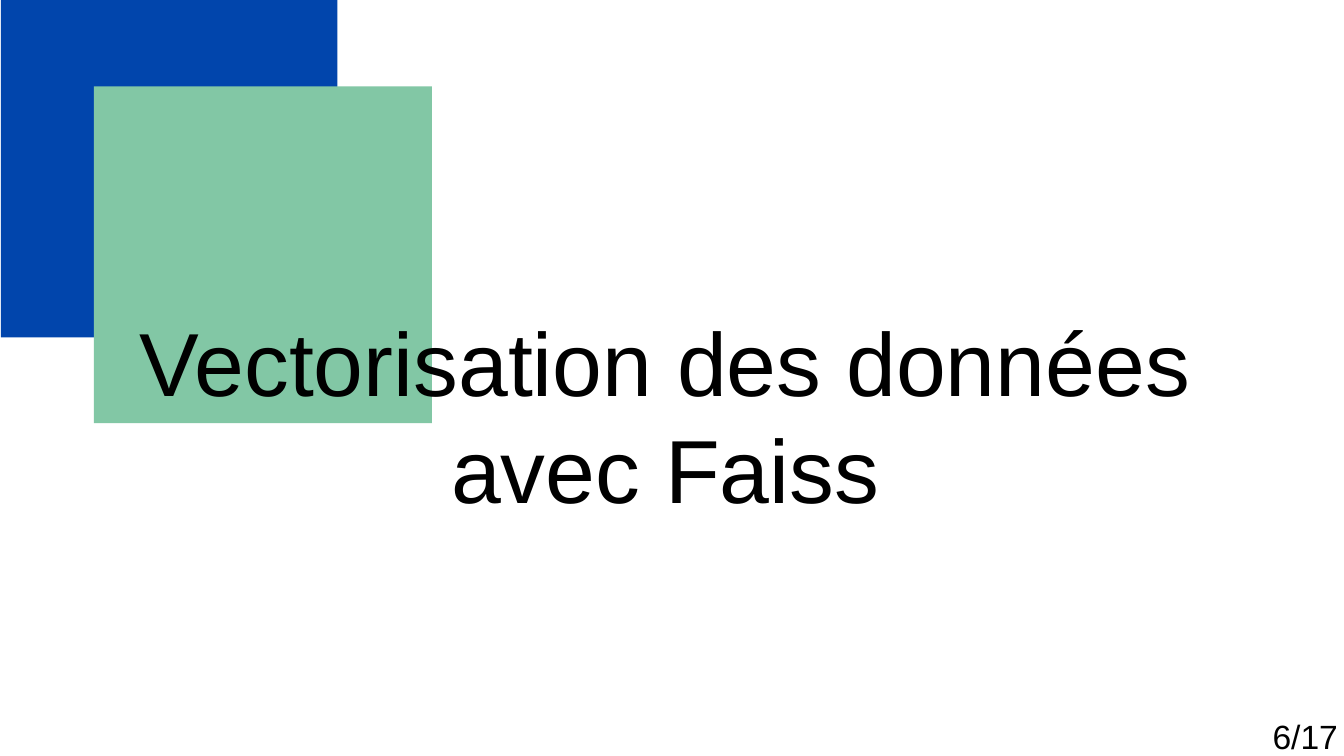
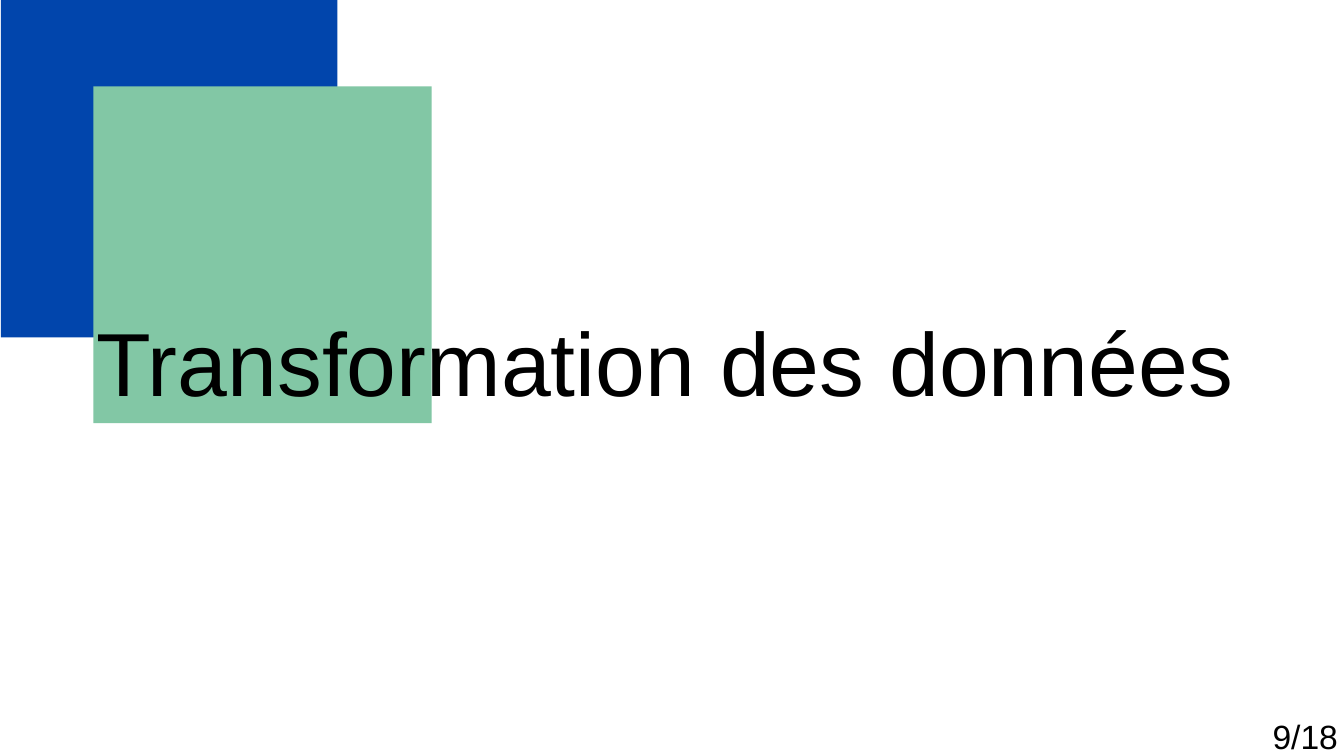
Before and after one commit to Florian-Biggio/Events-with-RAG, a slide deck: slide 9 of Biggio_Florian_1_presentation_052025.odp (slide 7 before the commit). Drawn at 1344x756 pixels with LibreOffice and Linux fonts; fonts in the diff are those of the drawing. Boxes give left, top, right and bottom in pixels: in the first picture for what was removed or moved away, otherwise in the second. Text is boxed around its words. In the diff, an @@ line names an element or a change of style, - is before the commit and + after.

```diff
--- a/Biggio_Florian_1_presentation_052025.odp
+++ b/Biggio_Florian_1_presentation_052025.odp
@@ text at (97, 325, 1233, 412): text changed @@
-Vectorisation des données avec Faiss
+Transformation des données
@@ text at (1273, 724, 1338, 750): text changed @@
-6/17
+9/18
```
Also in this commit, not shown: 6 other slides changed, 11 slides added, 12 slides removed, 25 other files.
